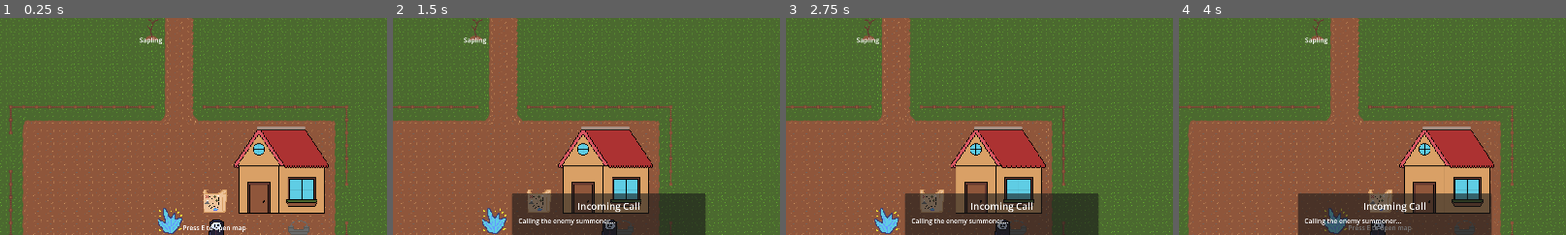
Above: before the commit, frames 1-4 (left to right).
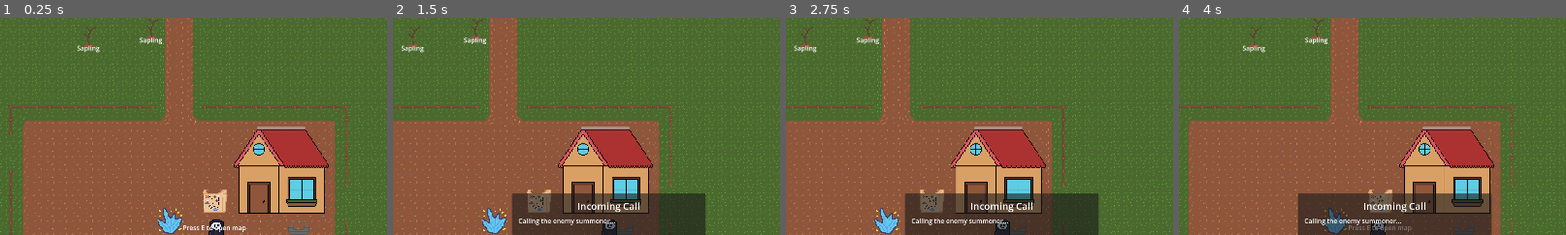
Above: after the commit, the same moments.

Repository: Uvecrep/Gamba
Game: Godot game, scene res://levels/main.tscn
Same seed, same stepped clock (60 frames per second), same inputs: the game is played once before the commit and once after it.
Inputs (mouse positions are % of the whole screen's width and height, from its top left):
- Up to frame 1 (0.25 s): no input
- Up to frame 2 (1.5 s): tap E (interact) at 0.5, 0.6, 1.25 s; move the mouse to (72, 45) at 0.52 s; hold D (right) 0.53-1.25 s; click (72, 45) at 0.67 s; tap Mouse wheel down (scroll_down) at 0.8 s; drag from (50, 43) to (33, 3) at 1.27 s
- Up to frame 3 (2.75 s): tap E (interact) at 2, 2.3 s; move the mouse to (60, 28) at 2.02 s; hold D (right) from 2.03 s (still down); tap Mouse wheel up (scroll_up) at 2.1 s
- Up to frame 4 (4 s): release D (right) at 2.75 s; tap E (interact) at 2.75, 3.5 s; drag from (45, 70) to (57, 88) at 2.77 s; move the mouse to (80, 65) at 3.52 s; hold A (left) from 3.53 s (still down); tap Mouse wheel down (scroll_down) at 3.6 s; tap Mouse wheel up (scroll_up) at 3.8 s
The pictures show only the part of the screen within x 22-72%, y 1-51%; the shares and areas given below are measured in that part.

The runs differ from the first frame. In frame 1, 0.2% of the frame differs, in the area x 20-26%, y 3-17%; in frame 2, 0.2%, in the area x 2-9%, y 3-17%; in frame 3, 0.2%; in frame 4, 0.2%.

Commit message:
New pickup system, saplings

Diff:
--- a/entities/pickups/sapling_pickup.tscn
+++ b/entities/pickups/sapling_pickup.tscn
@@ -1,25 +1,25 @@
-[gd_scene format=3]
+[gd_scene format=3 uid="uid://c63lyvmlfrslj"]
 
-[ext_resource type="Script" path="res://entities/pickups/sapling_pickup.gd" id="1_qt8ad"]
-[ext_resource type="Texture2D" path="res://assets/objects/sapling.png" id="2_nj2l3"]
+[ext_resource type="Script" uid="uid://dto83ityng4jl" path="res://entities/pickups/pickup.gd" id="1_675c5"]
+[ext_resource type="Texture2D" uid="uid://ca5ewh1whl05e" path="res://assets/objects/sapling.png" id="2_nj2l3"]
 
 [sub_resource type="RectangleShape2D" id="RectangleShape2D_1d86d"]
-size = Vector2(20, 20)
 
-[node name="SaplingPickup" type="Area2D"]
+[node name="SaplingPickup" type="Area2D" unique_id=819176781]
 collision_layer = 0
 collision_mask = 2
-script = ExtResource("1_qt8ad")
+script = ExtResource("1_675c5")
+item_id = &"sapling"
 
-[node name="CollisionShape2D" type="CollisionShape2D" parent="."]
+[node name="CollisionShape2D" type="CollisionShape2D" parent="." unique_id=374092680]
 shape = SubResource("RectangleShape2D_1d86d")
 
-[node name="Sprite2D" type="Sprite2D" parent="."]
+[node name="Sprite2D" type="Sprite2D" parent="." unique_id=1741477959]
 texture_filter = 1
 scale = Vector2(2, 2)
 texture = ExtResource("2_nj2l3")
 
-[node name="PromptLabel" type="Label" parent="."]
+[node name="PromptLabel" type="Label" parent="." unique_id=1503235207]
 z_index = 10
 offset_left = -55.0
 offset_top = 20.0
--- a/entities/player/inventory/player_inventory.gd
+++ b/entities/player/inventory/player_inventory.gd
@@ -59,3 +59,13 @@
 	inventory_item_counts[target_slot_index] += num_items
 	inventory_changed.emit()
 	return true
+
+# If allow_insufficient_funds is false, function will not do anything if you have fewer items than the number you want removed
+func remove_items(index : int, num_to_remove : int, allow_insufficient_funds : bool = false) -> bool:
+	if index < 0 or index >= num_slots: return false
+
+	if num_to_remove > inventory_item_counts[index] and not allow_insufficient_funds:
+		return false
+
+	set_slot_item_count(index, inventory_item_counts[index] - num_to_remove)
+	return true
--- a/entities/player/player.gd
+++ b/entities/player/player.gd
@@ -9,7 +9,7 @@
 @export var speed: float = 400.0
 @export var harvest_range: float = 96.0
 @export var harvest_amount_per_interaction: int = 1
-@export var harvest_action: StringName = &"interact"
+@export var interact_action: StringName = &"interact"
 @export var use_lootbox_action: StringName = &"use_lootbox"
 @export var scroll_up_action: StringName = &"scroll_up"
 @export var scroll_down_action: StringName = &"scroll_down"
@@ -18,8 +18,6 @@
 @export var sapling_plant_range: float = 640.0
 @export var sapling_tree_scene: PackedScene = preload("res://entities/tree/tree.tscn")
 
-signal lootbox_inventory_changed(chaos_count: int, forest_count: int, selected_kind: int)
-signal sapling_carried_changed(is_carrying: bool)
 
 const PHYSICS_LAYER_WORLD: int = 1 << 0
 const PHYSICS_LAYER_PLAYER: int = 1 << 1
@@ -31,7 +29,6 @@
 var world_bounds: Rect2 = Rect2()
 var has_world_bounds: bool = false
 var player_bounds_padding: Vector2 = Vector2.ZERO
-var _is_carrying_sapling: bool = false
 var _selected_lootbox_kind: int = LootboxKind.CHAOS
 
 func _ready() -> void:
@@ -51,16 +48,14 @@
 	move_and_slide()
 	_clamp_player_to_world_bounds()
 
-	if Input.is_action_just_pressed(harvest_action):
+	if Input.is_action_just_pressed(interact_action):
 		_handle_interaction_input()
 
 	var mouse_scroll_delta = 0;
 	if Input.is_action_just_released(scroll_up_action):
 		mouse_scroll_delta += 1
-		print("up!")
 	if Input.is_action_just_released(scroll_down_action):
 		mouse_scroll_delta -= 1
-		print("down!")
 
 	if mouse_scroll_delta != 0:
 		inventory.selected_index = posmod(inventory.selected_index + mouse_scroll_delta,inventory.num_slots)
@@ -164,26 +159,8 @@
 
 	_try_plant_sapling_near_house()
 
-func pick_up_sapling() -> bool:
-	if _is_carrying_sapling:
-		return false
-
-	_set_is_carrying_sapling(true)
-	return true
-
-func is_carrying_sapling() -> bool:
-	return _is_carrying_sapling
-
-func can_plant_sapling_here() -> bool:
-	if not _is_carrying_sapling:
-		return false
-	if sapling_tree_scene == null:
-		return false
-
-	return _find_nearest_house_for_planting() != null
-
 func _try_plant_sapling_near_house() -> bool:
-	if not _is_carrying_sapling:
+	if inventory.inventory_items[inventory.selected_index] != &"sapling":
 		return false
 
 	var target_house: Node = _find_nearest_house_for_planting()
@@ -209,7 +186,7 @@
 
 	parent_node.add_child(new_tree)
 	(new_tree as Node2D).global_position = _get_plant_position(target_house as Node2D)
-	_set_is_carrying_sapling(false)
+	inventory.remove_items(inventory.selected_index,1)
 	return true
 
 func _find_nearest_house_for_planting() -> Node:
@@ -244,13 +221,6 @@
 		direction = Vector2.DOWN
 
 	return target_house.global_position + (direction * minimum_house_clearance)
-
-func _set_is_carrying_sapling(value: bool) -> void:
-	if _is_carrying_sapling == value:
-		return
-
-	_is_carrying_sapling = value
-	sapling_carried_changed.emit(_is_carrying_sapling)
 
 func _find_nearest_harvestable_tree() -> Node:
 	var trees: Array = get_tree().get_nodes_in_group("trees")
--- a/levels/main.tscn
+++ b/levels/main.tscn
@@ -23,6 +23,9 @@
 
 [node name="SaplingPickup" parent="." unique_id=1066748930 instance=ExtResource("10_2v0sd")]
 position = Vector2(492, -54)
+
+[node name="SaplingPickup2" parent="." unique_id=819176781 instance=ExtResource("10_2v0sd")]
+position = Vector2(337, -34)
 
 [node name="phone" parent="." unique_id=1188000190 instance=ExtResource("8_2v8j6")]
 position = Vector2(858, 439)
Not shown: 1 places in levels/main.tscn that only renumber resources
